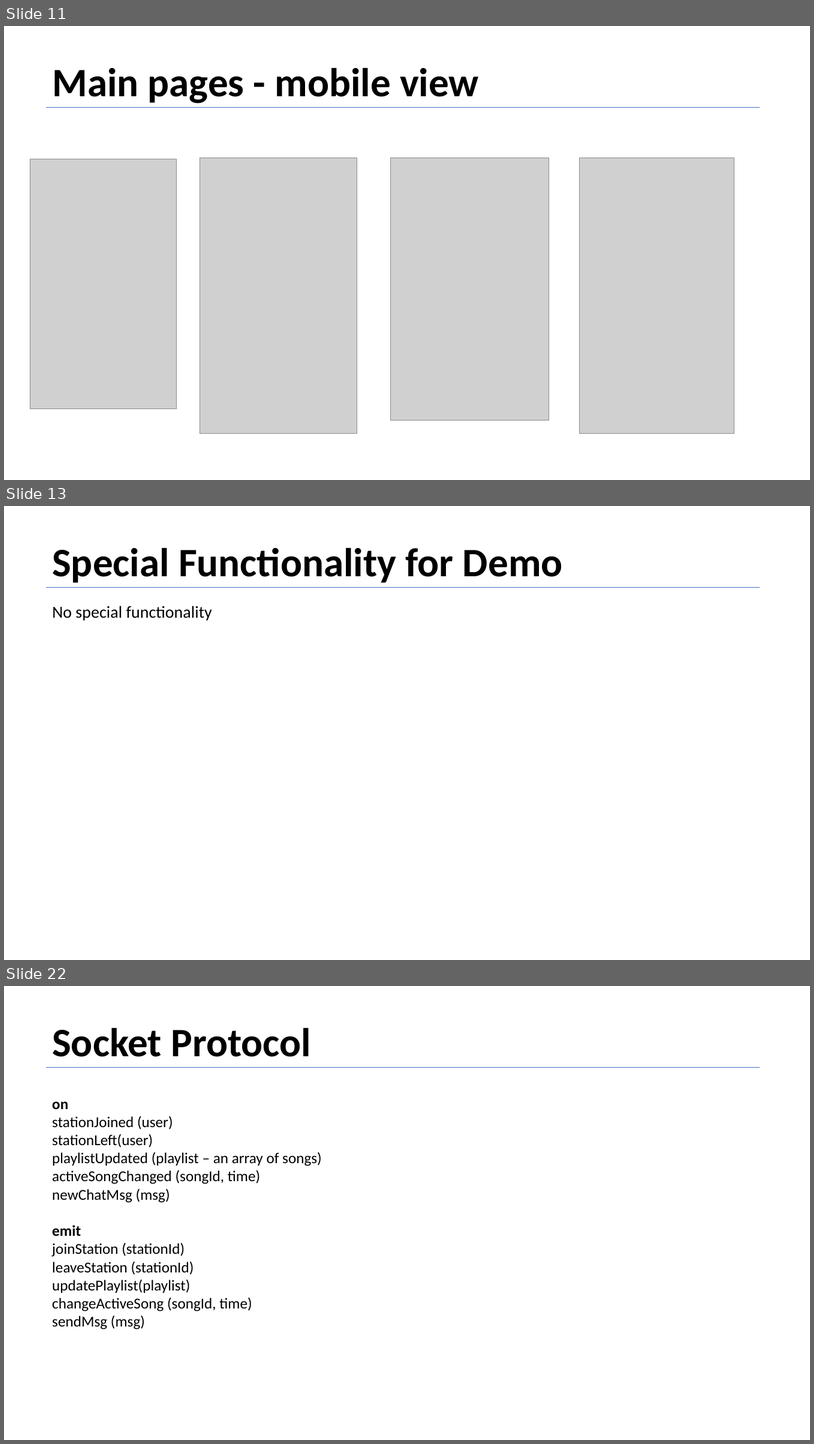
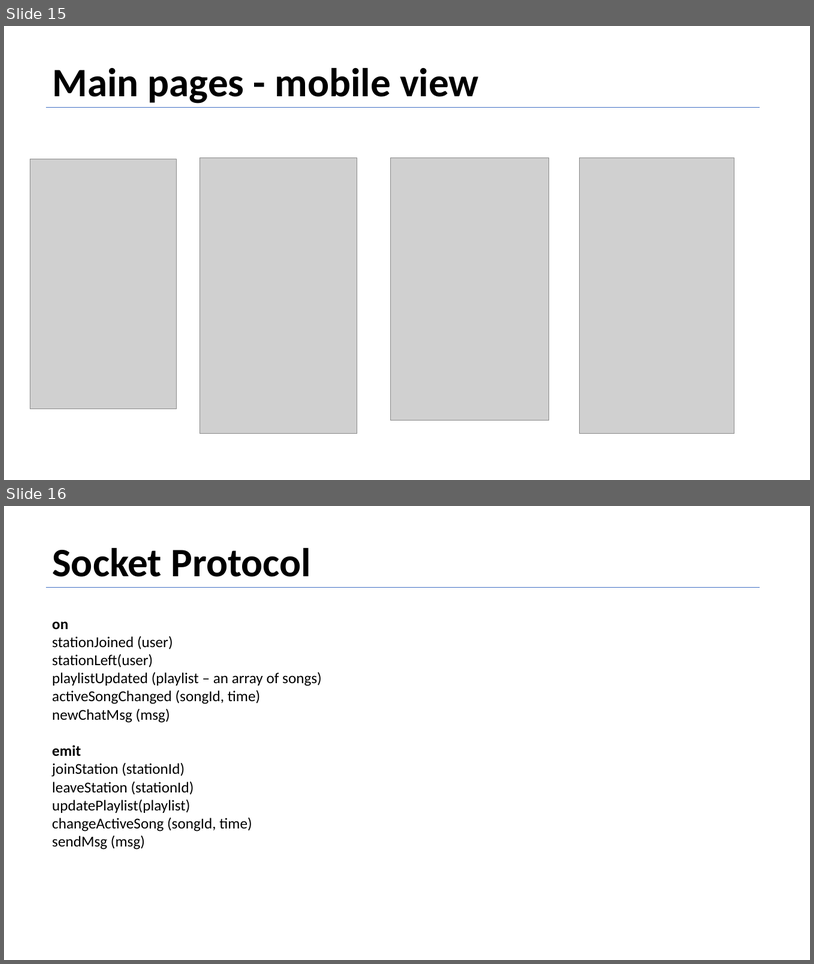
Before and after one commit to EmanuelBenHamo/Fiver-Final-Sprint, a slide deck: Product Definition Document Sample - Vybing - v1.5.pptx. Shown one above the other, each under a label of ours: slides 11, 13 and 22 before the commit, slides 15 and 16 after it; the slides between them are not shown. The pictures are 814x1444 and 814x964 pixels, drawn with LibreOffice and Linux fonts; fonts in the diff are those of the drawing; grey boxes stand for pictures. Boxes give left, top, right and bottom in pixels: in the first picture for what was removed or moved away, otherwise in the second. Text is boxed around its words. In the diff, an @@ line names an element or a change of style, - is before the commit and + after.

```diff
--- a/Product Definition Document Sample - Vybing - v1.5.pptx
+++ b/Product Definition Document Sample - Vybing - v1.5.pptx
@@ slide 13 removed at <box>4,506,810,960</box>, background #FFFFFF @@
@@ text removed at <box>52,547,563,583</box> @@
-Special Functionality for Demo
@@ line removed from (47, 587) to (760, 587) @@
@@ text removed at <box>52,606,212,621</box> @@
-No special functionality
@@ what was slide 11 is now slide 15 @@
@@ what was slide 22 is now slide 16 @@
```
Also in this commit, not shown: 7 slides added, 12 other slides removed.
